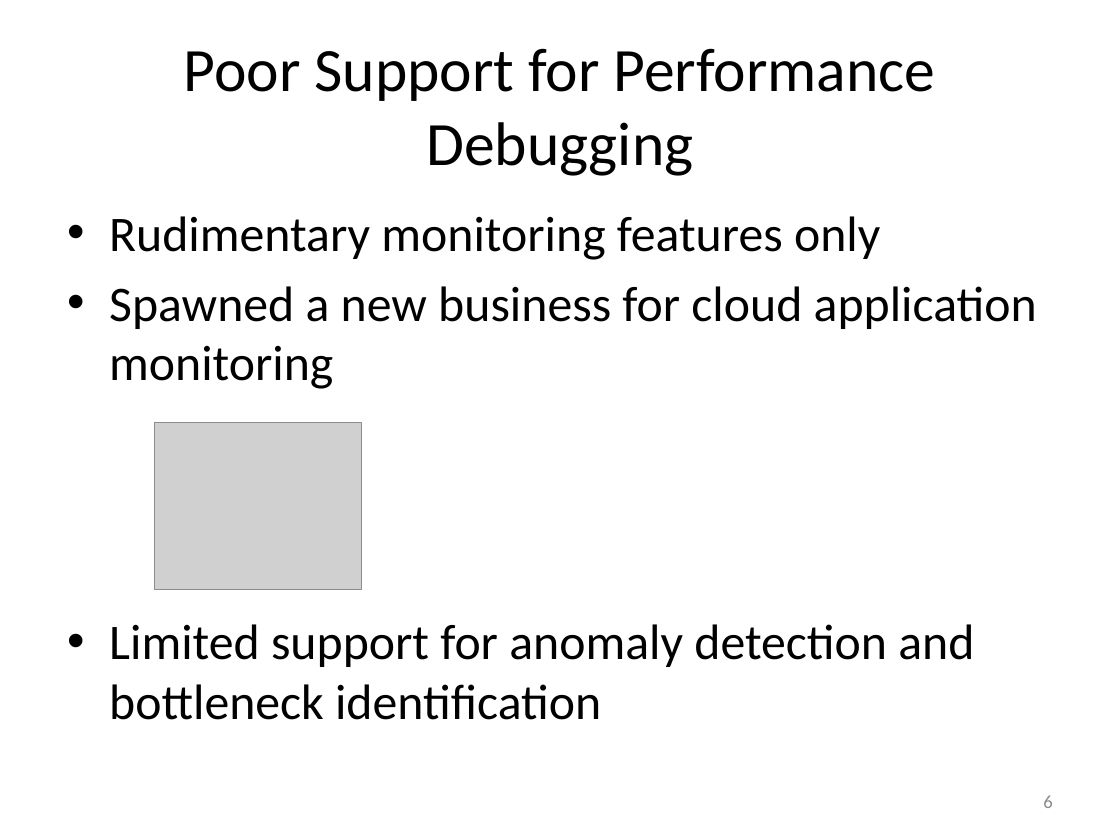
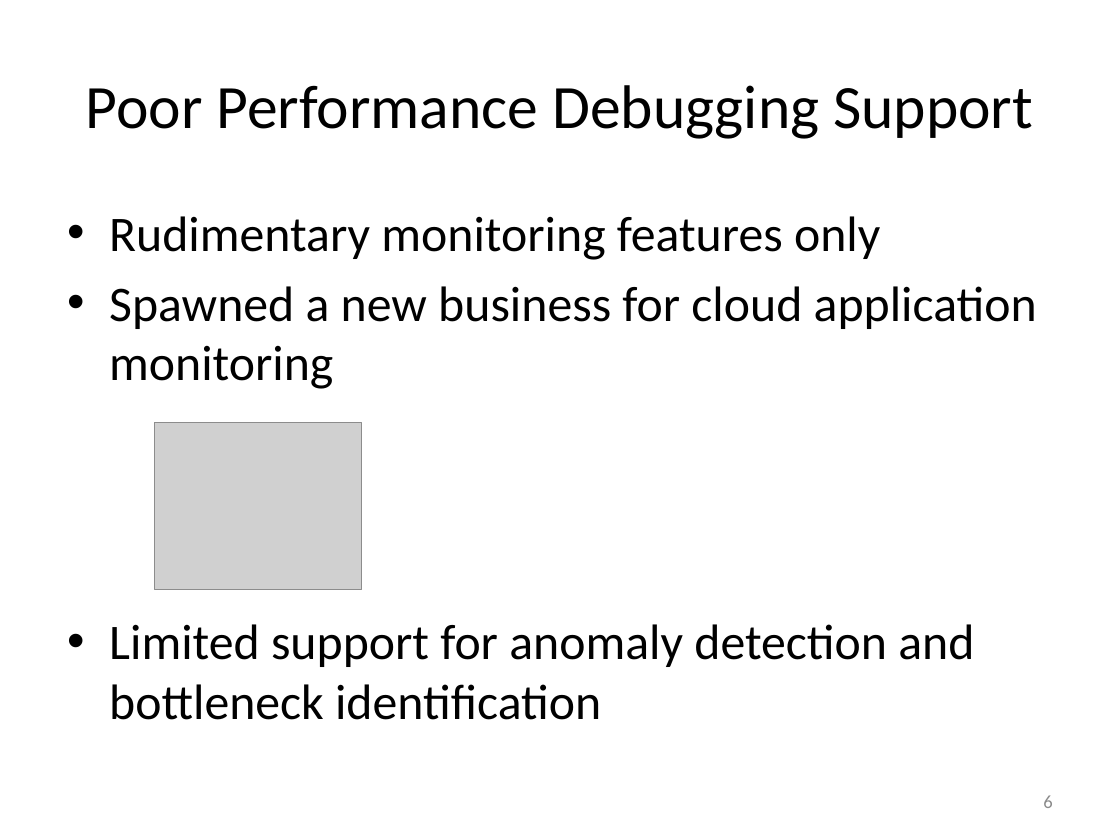
Before and after one commit to Dithn/eager-appscale, a slide deck: slide 6 of Eager/elk-experiment/appserver/system_design.pptx. Drawn at 1120x840 pixels with LibreOffice and Linux fonts; fonts in the diff are those of the drawing; grey boxes stand for pictures. Boxes give left, top, right and bottom in pixels: in the first picture for what was removed or moved away, otherwise in the second. Text is boxed around its words. In the diff, an @@ line names an element or a change of style, - is before the commit and + after.

```diff
--- a/Eager/elk-experiment/appserver/system_design.pptx
+++ b/Eager/elk-experiment/appserver/system_design.pptx
@@ title at [86, 85, 1033, 139]: text changed @@
-Poor Support for Performance Debugging
+Poor Performance Debugging Support
```
Also in this commit, not shown: 11 other slides changed.
